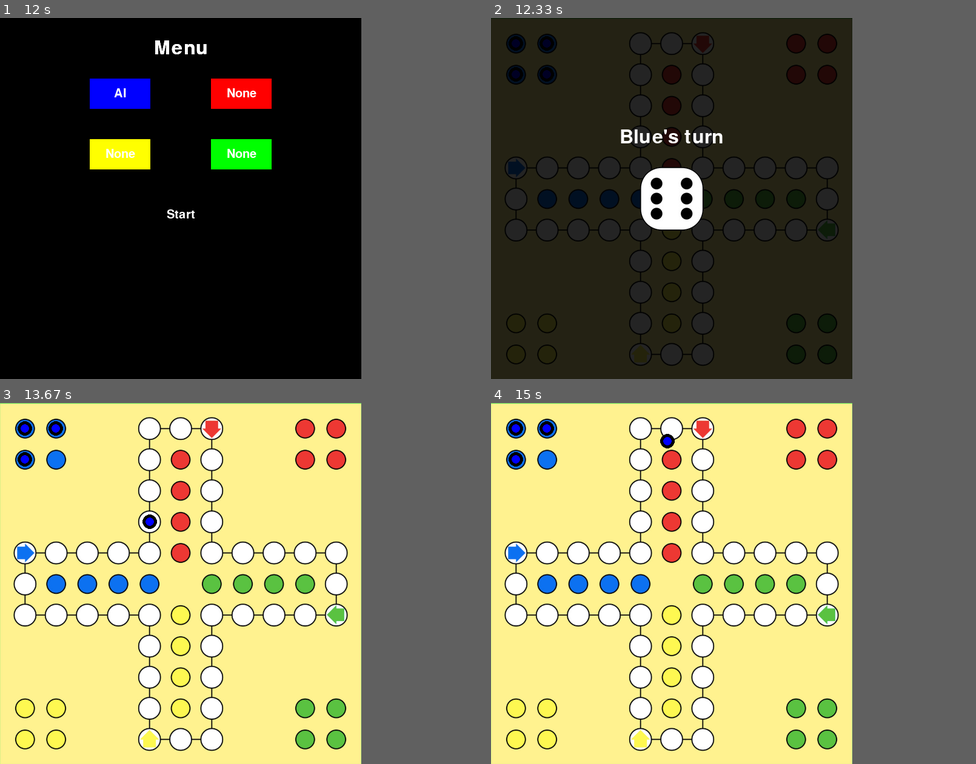
Above: before the commit, frames 1-4 (two rows, left to right).
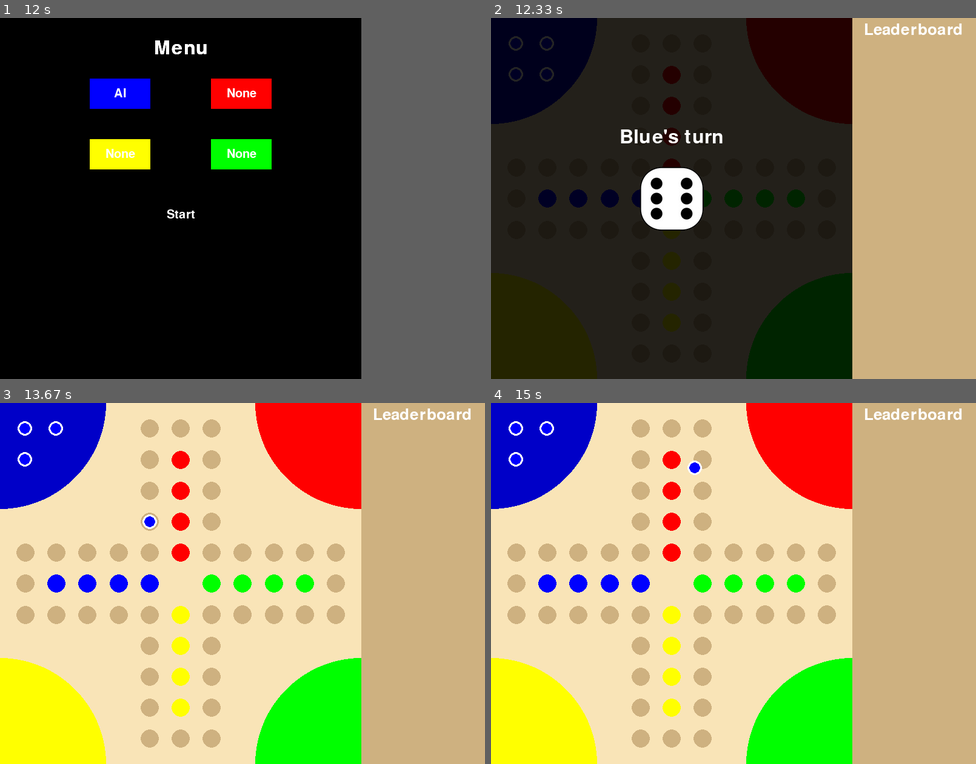
Above: after the commit, the same moments.

Repository: surfknasen/LudoPython
Game: pygame game, started from main_menu.py
Two runs of this game, one before a commit and one after it. Both use one fixed random seed, a clock stepped at 60 frames per second and the inputs below.
Inputs (mouse positions are in pixels of both pictures, inside the frame that each line leads up to):
- Up to frame 1 (12 s): click (121, 79) at 2.38 s; move the mouse to (92, 104) at 6.17 s; click (92, 104) at 6.35 s; move the mouse to (203, 227) at 11.73 s
- Up to frame 2 (12.33 s): click (694, 227) at 12.02 s
- Up to frame 3 (13.67 s): no input
- Up to frame 4 (15 s): no input
In our replay, in frame 2 the window is 596x596 before the commit and 800x596 after it. These sizes can differ from the game's own. Grey fills any space a smaller window leaves; there, only what the larger window draws over its background counts as a difference.

Frame 1 is identical in both runs. In frame 2, 16% of the frame differs, in the area x 0-97%, y 0-100%; in frame 3, 75%; in frame 4, 75%.

Commit message:
board redesign

Diff:
--- a/board.py
+++ b/board.py
@@ -2,13 +2,13 @@
 from pygame import (
     Vector2
 )
+from helpers import Color
 
 # builds and stores the paths
 class Board:
     def __init__(self, screen_size):
-        self.board_img = pygame.transform.scale(pygame.image.load('images/ludo.png'), (screen_size, screen_size))
-
-        # declare the start positions of the different colors, these were calculated in gimp
+        # declare the start positions of the different colors
+        # originally I used an image as the board, but then I changed to drawing it and the values I had to begin with stayed
         self.green_start = Vector2(554.5, 350)
         self.yellow_start = Vector2(247.3, 554.8)
         self.red_start = Vector2(349.7, 42.8)
@@ -25,8 +25,27 @@
         # populate the path lists with the rest of the positions
         self.create_paths()
 
-    def draw_board(self, screen):
-        screen.blit(self.board_img, (0, 0))
+    def draw_board(self, screen, screen_size):
+        # draw paths
+        screen.fill(Color.beige.value)
+        paths = {Color.green.value : self.green_path, Color.yellow.value : self.yellow_path, Color.red.value : self.red_path, Color.blue.value : self.blue_path}
+        for color, path in paths.items():
+            for spot in path:
+                if path.index(spot) >= len(path) - 4:
+                    self.draw_tile(screen, spot, color)
+                else:
+                    self.draw_tile(screen, spot, Color.brown.value)
+
+        #draw homes
+        size = 175
+        pos = int(screen_size.y)
+        pygame.draw.circle(screen, Color.dark_blue.value, (0, 0), size)
+        pygame.draw.circle(screen, Color.red.value, (pos, 0), size)
+        pygame.draw.circle(screen, Color.green.value, (pos, pos), size)
+        pygame.draw.circle(screen, Color.yellow.value, (0, pos), size)
+
+    def draw_tile(self, screen, pos, color):
+        pygame.draw.circle(screen, color, (int(pos.x), int(pos.y)), 15)
 
     def create_paths(self):
         green_dir = ['left', 'down', 'left', 'up', 'left', 'up', 'right', 'up', 'right', 'down', 'right', 'down', 'left']
@@ -37,8 +56,8 @@
         dir_lists = [green_dir, yellow_dir, red_dir, blue_dir]
         paths = [self.green_path, self.yellow_path, self.red_path, self.blue_path]
 
-        steps = [4, 4, 2, 4, 4, 2, 4, 4, 2, 4, 4, 1, 5] # how many steps before each turn
-        step_amount = 51.2 # how many coordinates to move during a step, measured in gimp
+        steps = [4, 4, 2, 4, 4, 2, 4, 4, 2, 4, 4, 1, 4] # how many steps before each turn
+        step_amount = 51.2 # how many coordinates to move during a step
 
         for i in range(4): # because there are 4 colors
             step_index = 0 #
--- a/bot_controller.py
+++ b/bot_controller.py
@@ -1,8 +1,7 @@
-# This simulates a player. I wanted it to look like a player, so it selects a player and then clicks the desired spot instead of moving instantly
 import random
-from pygame import Vector2, time
+from pygame import Vector2
 
-
+# simulates a player's controls
 class BotController:
     def __init__(self, units, game_class):
         self.units = units
@@ -34,33 +33,20 @@
                     self.current_unit = None
 
     def select_unit(self):
-        if self.game.dice.dice_num == 1 or self.game.dice.dice_num == 6:
+        if self.game.dice.dice_num == 1 or self.game.dice.dice_num == 6: # if it's 1 or 6, check if there's a character at the start that can move
             for unit in self.units:
                 if unit.current_pos_index == -1:
                     if unit.can_move(unit.current_pos_index + self.game.dice.dice_num):
-                        print(unit.pos)
                         i = self.units.index(unit)
                         self.current_unit = self.units[i]
-                        print("can move")
                         return
 
-        if self.current_unit is None:
+        if self.current_unit is None: # if there's no character at the start that can move if it's 1 or 6, move another unit
             for unit in self.units:
                 if unit.can_move(unit.current_pos_index + self.game.dice.dice_num):
                     i = self.units.index(unit)
                     self.current_unit = self.units[i]
                     return
-        """
-        for unit in self.units:
-            if self.game.dice.dice_num == 1 or self.game.dice.dice_num == 6:
-                if unit.current_pos_index == -1:
-                    if unit.can_move(self.game.dice.dice_num):
-                        i = self.units.index(unit)
-                        break
-            elif unit.can_move(self.game.dice.dice_num):
-                i = self.units.index(unit)
-                break
-        """
 
     def select_pos(self):
         #self.move_to_pos = self.current_unit.possible_moves[0]
--- a/dice.py
+++ b/dice.py
@@ -8,7 +8,7 @@
 
         self.screen = screen
         self.screen_size = screen_size
-        self.center = (screen_size // 2) - 51.5 # calculate the screen center by using the screen size and half of the dice width/height
+        self.center = (screen_size.y // 2) - 51.5 # calculate the screen center by using the screen size and half of the dice width/height
         self.current_playing = None
 
         self.roll_time = 100 # ms
@@ -35,6 +35,7 @@
             self.dice_num = rand
             self.dice_img = self.images[rand-1]
         else:
+            self.dice_num = 6
             if self.double_roll is True:
                 self.double_roll = False
             elif self.dice_num == 6:
@@ -66,5 +67,5 @@
         cur_team = "{0}'s turn".format(self.current_playing)
         text = font.render(cur_team, True, (255, 255, 255))
         text_rect = text.get_rect()
-        text_rect.center = (self.screen_size // 2, self.center - 50)
+        text_rect.center = (self.screen_size.y // 2, self.center - 50)
         self.screen.blit(text, text_rect)
--- a/game.py
+++ b/game.py
@@ -1,7 +1,9 @@
 import pygame
+from pygame import Vector2
 import board
 import unit
 import dice
+import leaderboard
 import bot_controller
 from helpers import (
     StartPosition,
@@ -11,11 +13,12 @@
 
 
 class Game:
-    def __init__(self, screen_size, colors):
-        self.screen_size = screen_size
+    def __init__(self, players):
         # set up board
         self.running = True
-        self.screen = pygame.display.set_mode([self.screen_size, self.screen_size])
+        self.screen_size = Vector2(800, 596)
+        self.screen = pygame.display.set_mode([int(self.screen_size.x), int(self.screen_size.y)])
+        self.lboard = leaderboard.Leaderboard(self.screen_size, self.screen)
         self.clock = pygame.time.Clock()
         self.board = board.Board(self.screen_size)
         self.dice = dice.Dice(self.screen, self.screen_size)
@@ -24,13 +27,13 @@
         self.bots = []
         self.current_playing_type = []
 
-        for color in colors.keys(): # add the color (player) if the color should play
+        for color in players.keys(): # add the color (player) if the color should play
             new_units = []
             for i in range(4):
                 new_units.append(unit.Unit(StartPosition.get_pos(color)[i], color, self))
                 self.occupied_positions[new_units[i]] = new_units[i].pos
 
-            if colors[color] == PlayerType.ai:
+            if players[color] == PlayerType.ai:
                 self.bots.append(bot_controller.BotController(new_units, self))
                 self.current_playing_type.append(PlayerType.ai)
             else:
@@ -192,7 +195,7 @@
 
     def render(self):
         # DRAW BOARD #
-        self.board.draw_board(self.screen)
+        self.board.draw_board(self.screen, self.screen_size)
         # UNITS
         for i in range(len(self.all_units)):
             for player in self.all_units[i]:
@@ -202,4 +205,7 @@
         # DICE
         if not self.dice.completed_roll: # if it hasn't been rolled, show it
             self.dice.draw_dice()
+
+        # Leader board
+        self.lboard.draw_leaderboard()
         pygame.display.update()
--- a/helpers.py
+++ b/helpers.py
@@ -11,9 +11,12 @@
     green = (0, 255, 0)
     yellow = (255, 255, 0)
     blue = (0, 0, 255)
+    dark_blue = (0, 0, 200)
     red = (255, 0, 0)
     white = (255, 255, 255)
     black = (0, 0, 0)
+    beige = (249, 228, 183)
+    brown = (206, 177, 128)
 
 
 class Team:
--- /dev/null
+++ b/leaderboard.py
@@ -0,0 +1,18 @@
+import pygame
+from pygame import Vector2
+from helpers import Color
+import pygame_extended as gui
+
+
+class Leaderboard:
+    def __init__(self, screen_size, screen):
+        self.screen_size = screen_size
+        self.screen = screen
+
+    def draw_leaderboard(self):
+        x = self.screen_size.x - self.screen_size.y
+        backdrop = pygame.Rect(self.screen_size.y, 0, x, self.screen_size.y)
+        pygame.draw.rect(self.screen, Color.brown.value, backdrop)  # draw button
+
+        title = gui.Text("Leaderboard", 26, Vector2(self.screen_size.y+100, 20), Color.white.value)
+        title.draw(self.screen)
--- a/main_menu.py
+++ b/main_menu.py
@@ -9,9 +9,9 @@
     def __init__(self):
         pygame.init() # initialize pygame
         self.running = True
-        self.screen_size = 596
-        self.screen = pygame.display.set_mode([self.screen_size, self.screen_size])
-        self.center = self.screen_size // 2
+        self.screen_size = Vector2(596, 596)
+        self.screen = pygame.display.set_mode([int(self.screen_size.x), int(self.screen_size.y)])
+        self.center = self.screen_size.x // 2
 
         self.current_screen = 0 # change when button pressed
         self.update_screen = True
@@ -23,7 +23,7 @@
         self.update()
 
     def update(self):
-        menu_txt = gui.Text("Menu", 32, Vector2(self.center, 50))
+        menu_txt = gui.Text("Menu", 32, Vector2(self.center, 50), Color.white.value)
         self.create_buttons()
 
         while self.running:
@@ -63,7 +63,7 @@
         self.update_screen = True
 
     def start_game(self, button):
-        game.Game(self.screen_size, self.selected_players) # start the game
+        game.Game(self.selected_players) # start the game
         self.running = False
 
     def handle_input(self):
--- a/pygame_extended.py
+++ b/pygame_extended.py
@@ -18,7 +18,7 @@
         pygame.draw.rect(screen, self.color.value, button)  # draw button
 
         text_pos = self.pos + (self.scale // 2)
-        txt = Text(self.text, self.font_size, text_pos)
+        txt = Text(self.text, self.font_size, text_pos, Color.white.value)
         txt.draw(screen)
 
     # if cursor is over, call method
@@ -29,14 +29,15 @@
 
 
 class Text:
-    def __init__(self, text, font_size, pos):
+    def __init__(self, text, font_size, pos, color):
         self.text = text
         self.font_size = font_size
         self.pos = pos
+        self.color = color
 
     def draw(self, screen):
         font = pygame.font.Font('freesansbold.ttf', self.font_size)
-        text = font.render(self.text, True, Color.white.value)
+        text = font.render(self.text, True, self.color)
         text_rect = text.get_rect()
         text_rect.center = (self.pos.x, self.pos.y)
         screen.blit(text, text_rect)
--- a/unit.py
+++ b/unit.py
@@ -10,7 +10,7 @@
         self.pos = Vector2(start_pos.x, start_pos.y)
         self.color = color
         self.current_pos_index = -1
-        self.start_scale = 7
+        self.start_scale = 9
         self.scale = self.start_scale
         self.game_class = game_class
         self.path = self.get_path(color)
@@ -39,12 +39,6 @@
             self.pos.y += y_steps
         else:
             return True
-
-    def draw_player(self, screen):
-        x = int(self.pos.x)
-        y = int(self.pos.y)
-        pygame.draw.circle(screen, Color.black.value, (x, y), self.scale + 5)
-        pygame.draw.circle(screen, self.color.value, (x, y), self.scale)
 
     def is_over_player(self, mouse_pos):
         scale = self.scale + 5
@@ -93,6 +87,12 @@
             if self.can_move(0): # check if the first spot is taken
                 self.possible_moves.append(self.path[0])
 
+    def draw_player(self, screen):
+        x = int(self.pos.x)
+        y = int(self.pos.y)
+        pygame.draw.circle(screen, Color.white.value, (x, y), self.scale + 3)
+        pygame.draw.circle(screen, self.color.value, (x, y), self.scale)
+
     def draw_moves(self, screen):
         for move in self.possible_moves:
-            pygame.draw.circle(screen, Color.black.value, (int(move.x), int(move.y)), self.scale + 5)
+            pygame.draw.circle(screen, Color.white.value, (int(move.x), int(move.y)), self.scale + 2)
